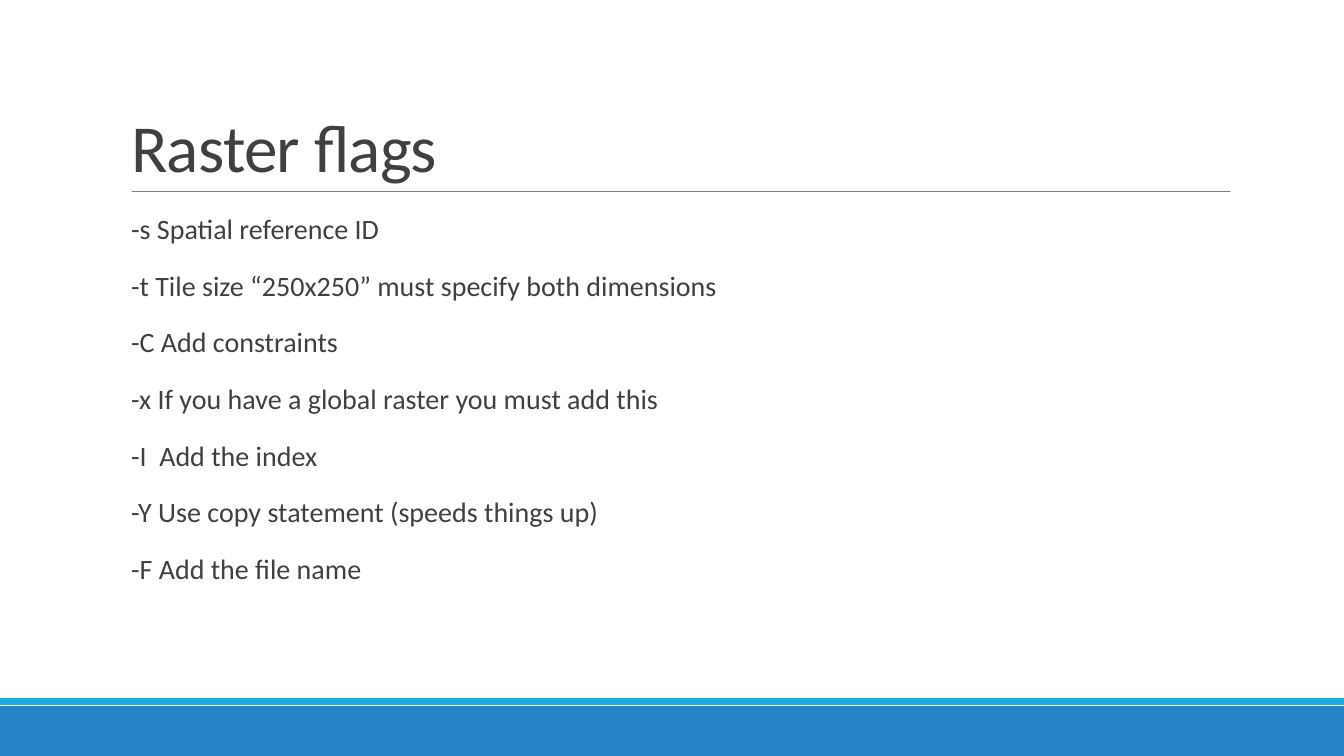
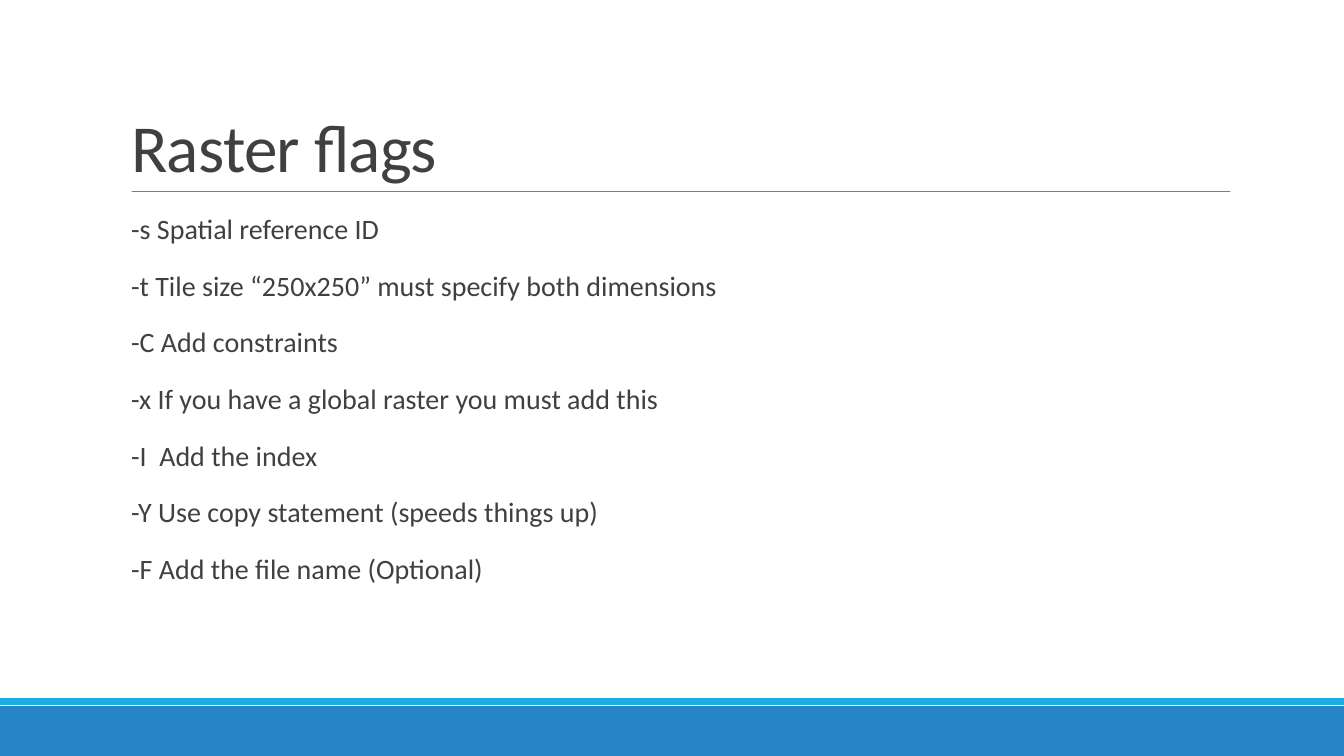
Before and after one commit to MGIS-UMN/GIS5577_week7, a slide deck: slide 5 of Advanced_spatial_queries.odp. Drawn at 1344x756 pixels with LibreOffice and Linux fonts; fonts in the diff are those of the drawing. Boxes give left, top, right and bottom in pixels: in the first picture for what was removed or moved away, otherwise in the second. Text is boxed around its words. In the diff, an @@ line names an element or a change of style, - is before the commit and + after.

```diff
--- a/Advanced_spatial_queries.odp
+++ b/Advanced_spatial_queries.odp
@@ text at (x1=131, y1=558, x2=483, y2=584): text changed @@
-  -F Add the file name
+  -F Add the file name (Optional)
```
Also in this commit, not shown: 1 other slide changed, 1 other file.
